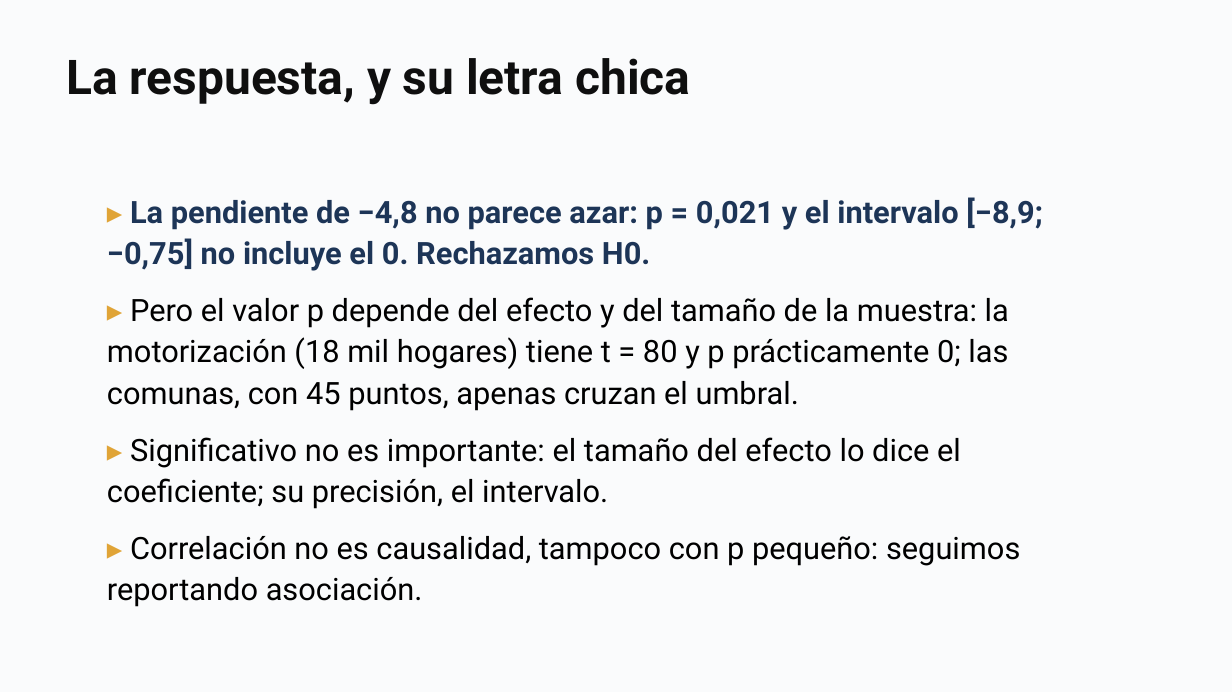
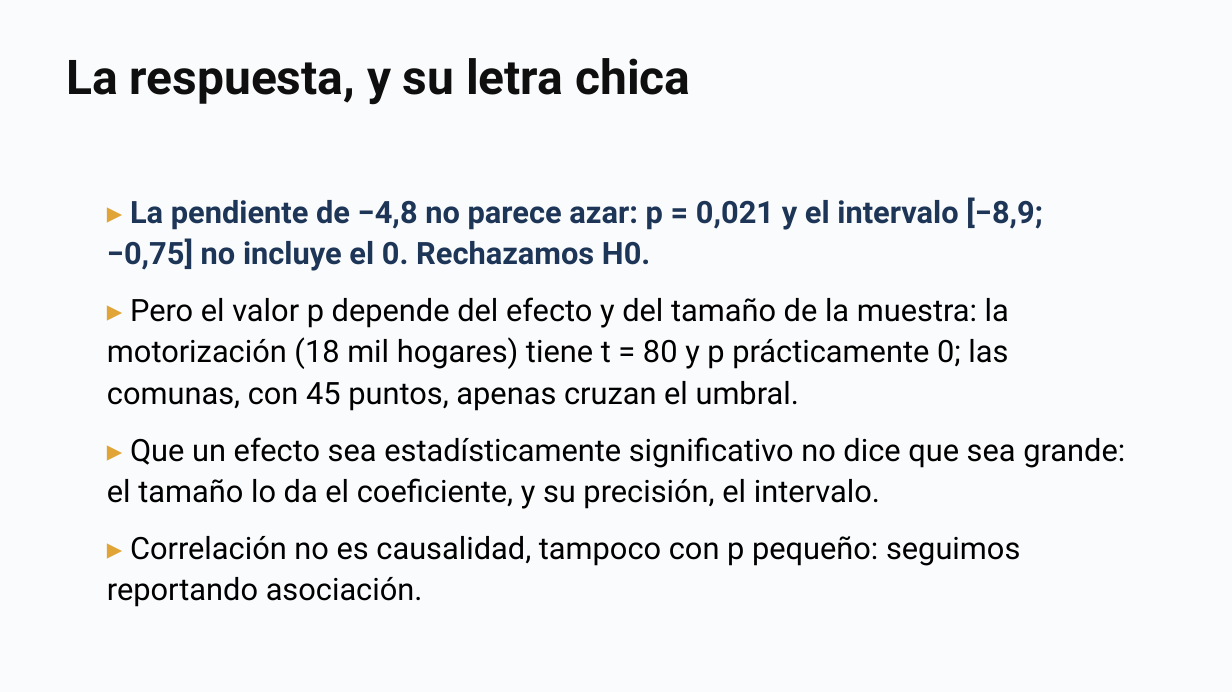
Before and after one commit to daniopitz/diplomado-cdd, a slide deck: slide 39 of presentaciones/clase05_probabilidad_inferencia.pptx. Drawn at 1232x692 pixels with LibreOffice and Linux fonts; fonts in the diff are those of the drawing. Boxes give left, top, right and bottom in pixels: in the first picture for what was removed or moved away, otherwise in the second. Text is boxed around its words. In the diff, an @@ line names an element or a change of style, - is before the commit and + after.

```diff
--- a/presentaciones/clase05_probabilidad_inferencia.pptx
+++ b/presentaciones/clase05_probabilidad_inferencia.pptx
@@ text at <box>107,437,1125,509</box>: text changed @@
-▸ Significativo no es importante: el tamaño del efecto lo dice el coeficiente; su precisión, el intervalo.
+▸ Que un efecto sea estadísticamente significativo no dice que sea grande: el tamaño lo da el coeficiente, y su precisión, el intervalo.
```
Also in this commit, not shown: 3 other files.
